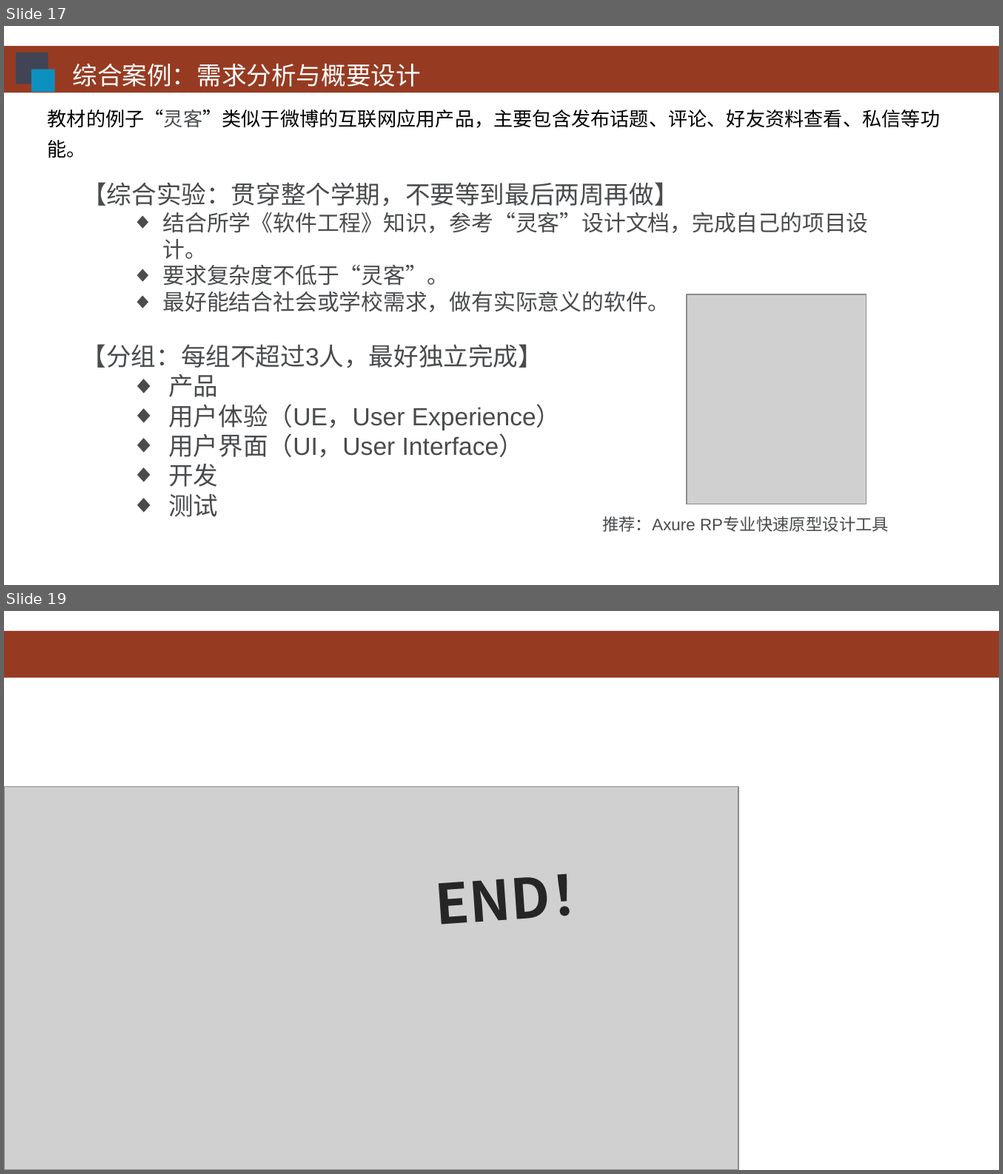
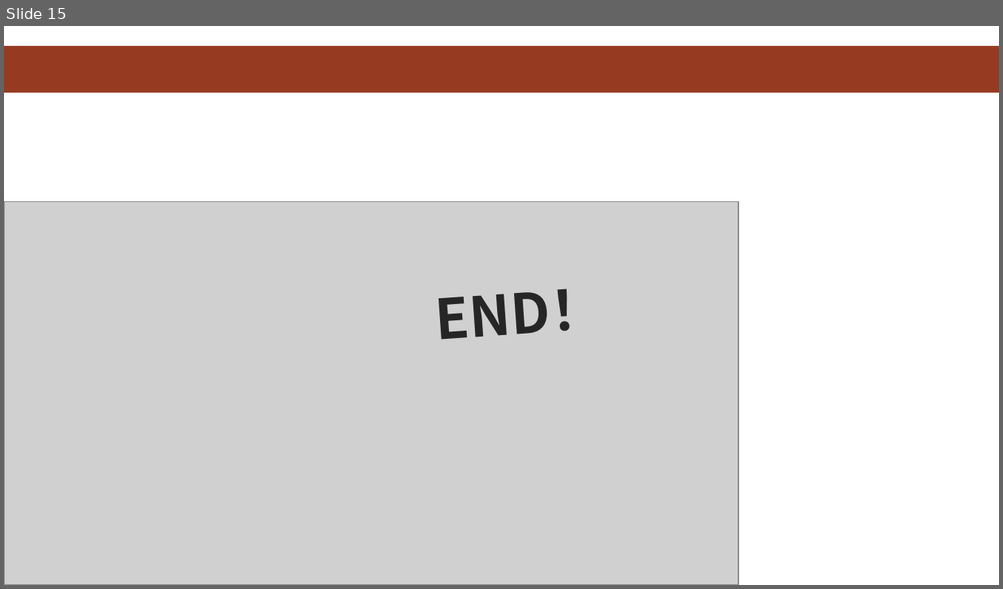
Before and after one commit to HBU/Android-PPT, a slide deck: 02.0 -- 首个程序 -- 第02章.ppt. Shown one above the other, each under a label of ours: slides 17 and 19 before the commit, slide 15 after it; the slides between them are not shown. The pictures are 1003x1174 and 1003x589 pixels, drawn with LibreOffice and Linux fonts; fonts in the diff are those of the drawing; grey boxes stand for pictures; background and template pictures are left out. Boxes give left, top, right and bottom in pixels: in the first picture for what was removed or moved away, otherwise in the second. Text is boxed around its words. In the diff, an @@ line names an element or a change of style, - is before the commit and + after.

```diff
--- a/02.0 -- 首个程序 -- 第02章.ppt
+++ b/02.0 -- 首个程序 -- 第02章.ppt
@@ slide 17 removed at (4, 26, 999, 585), background #FFFFFF; not listed: 1 template element that a slide beside it also shows @@
@@ rectangle removed at (16, 53, 48, 84) @@
@@ rectangle removed at (32, 70, 55, 93) @@
@@ text removed at (73, 63, 421, 87) @@
-综合案例：需求分析与概要设计
@@ text removed at (48, 110, 939, 128) @@
-教材的例子“灵客”类似于微博的互联网应用产品，主要包含发布话题、评论、好友资料查看、私信等功能。
@@ text removed at (82, 182, 868, 312) @@
-【综合实验：贯穿整个学期，不要等到最后两周再做】
-  ◆ 结合所学《软件工程》知识，参考“灵客”设计文档，完成自己的项目设计。
-  ◆ 要求复杂度不低于“灵客”。
-  ◆ 最好能结合社会或学校需求，做有实际意义的软件。
@@ picture removed at (686, 295, 866, 504) @@
@@ text removed at (82, 344, 561, 517) @@
-【分组：每组不超过3人，最好独立完成】
-  ◆ 产品
-  ◆ 用户体验（UE，User Experience）
-  ◆ 用户界面（UI，User Interface）
-  ◆ 开发
-  ◆ 测试
@@ ellipse removed at (447, 445, 551, 549) @@
@@ text removed at (602, 517, 888, 532) @@
-推荐：Axure RP专业快速原型设计工具
@@ what was slide 19 is now slide 15 @@
```
Also in this commit, not shown: 10 slides changed, 1 slide added, 4 other slides removed.
